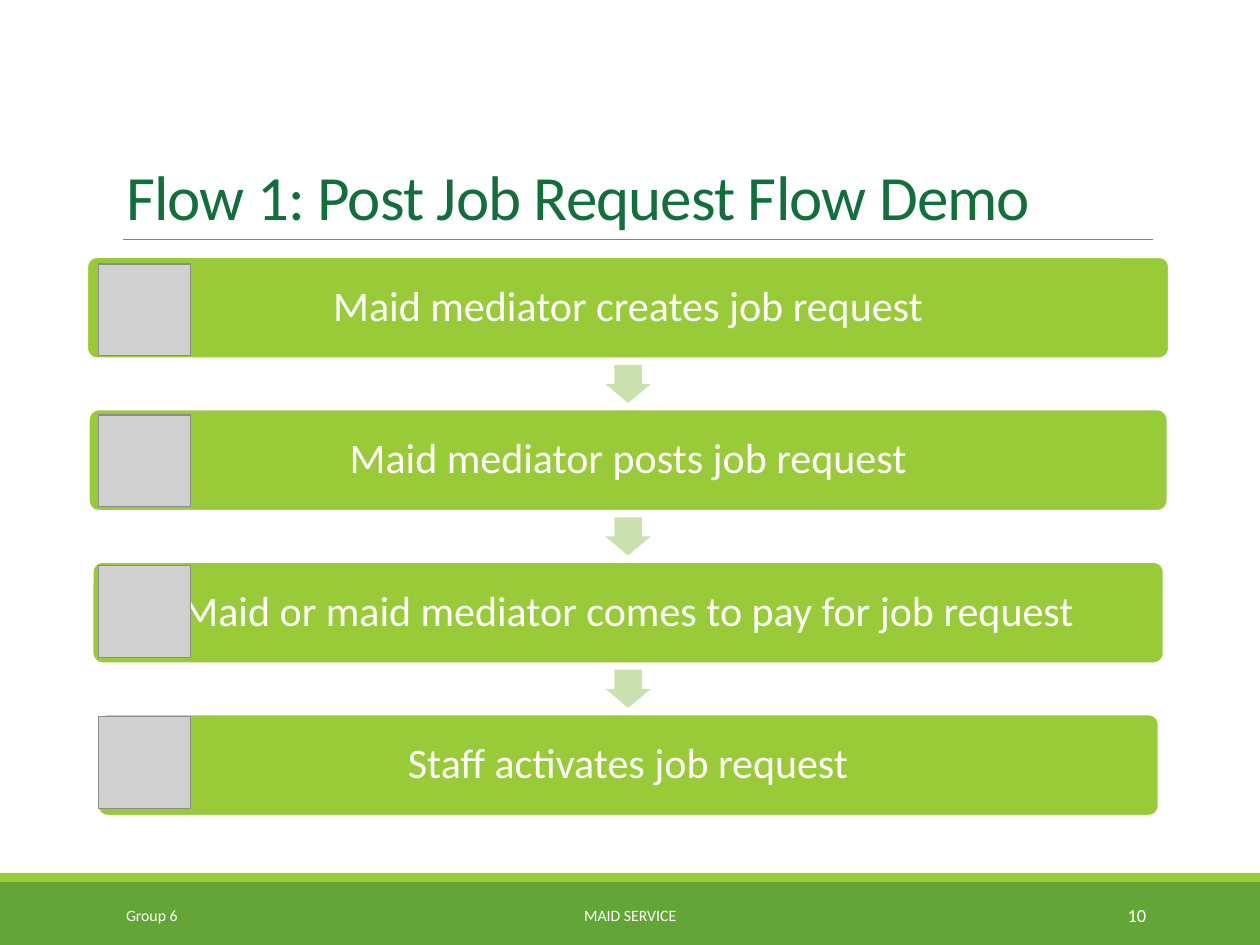
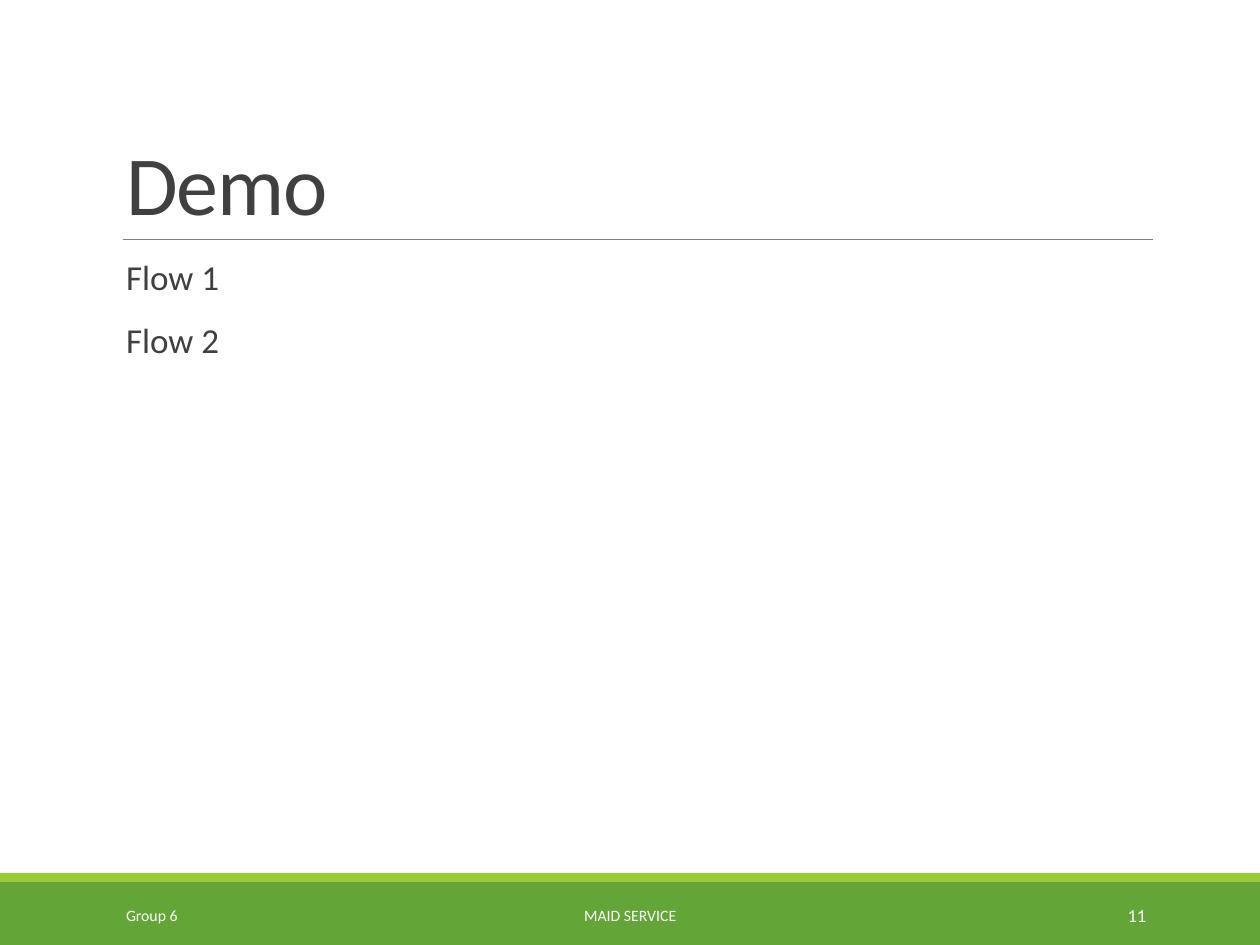
Before and after one commit to TuanBT/ms-website, a slide deck: slide 11 of 06.Personal Archives/04.CongNT/MS_Slide.pptx (slide 10 before the commit). Drawn at 1260x945 pixels with LibreOffice and Linux fonts; fonts in the diff are those of the drawing; grey boxes stand for pictures; background and template pictures are left out. Boxes give left, top, right and bottom in pixels: in the first picture for what was removed or moved away, otherwise in the second. Text is boxed around its words. In the diff, an @@ line names an element or a change of style, - is before the commit and + after.

```diff
--- a/06.Personal Archives/04.CongNT/MS_Slide.pptx
+++ b/06.Personal Archives/04.CongNT/MS_Slide.pptx
@@ title at [126,161,328,216]: text changed; size 36 to 48 pt; text colour #116F3C to #404040 @@
-Flow 1: Post Job Request Flow Demo
+Demo
@@ picture removed at [98,265,190,357] @@
@@ text added at [126,265,219,353], 20 pt, text #404040 @@
+  Flow 1
+  Flow 2
@@ picture removed at [98,415,190,507] @@
@@ picture removed at [98,566,190,658] @@
@@ picture removed at [98,717,190,809] @@
@@ group removed at [87,257,1169,816]: 4 rounded rectangles, 4 texts, 3 right arrows @@
-Maid mediator creates job request
-Maid mediator posts job request
-Maid or maid mediator comes to pay for job request
-Staff activates job request
@@ page number at [1128,910,1147,922]: text changed @@
-10
+11
```
Also in this commit, not shown: 9 other slides changed, 13 slides added, 2 slides removed.
